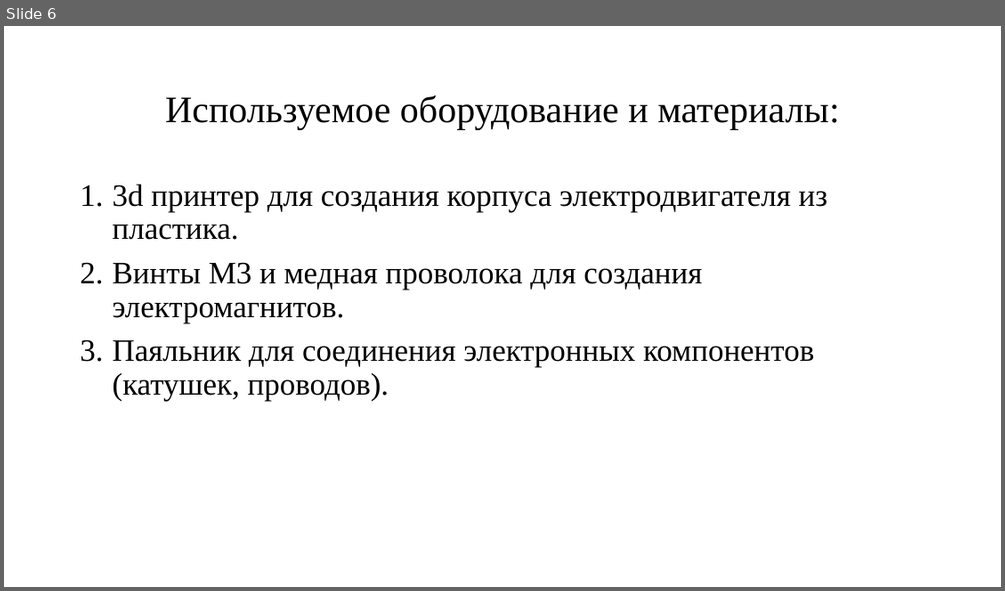
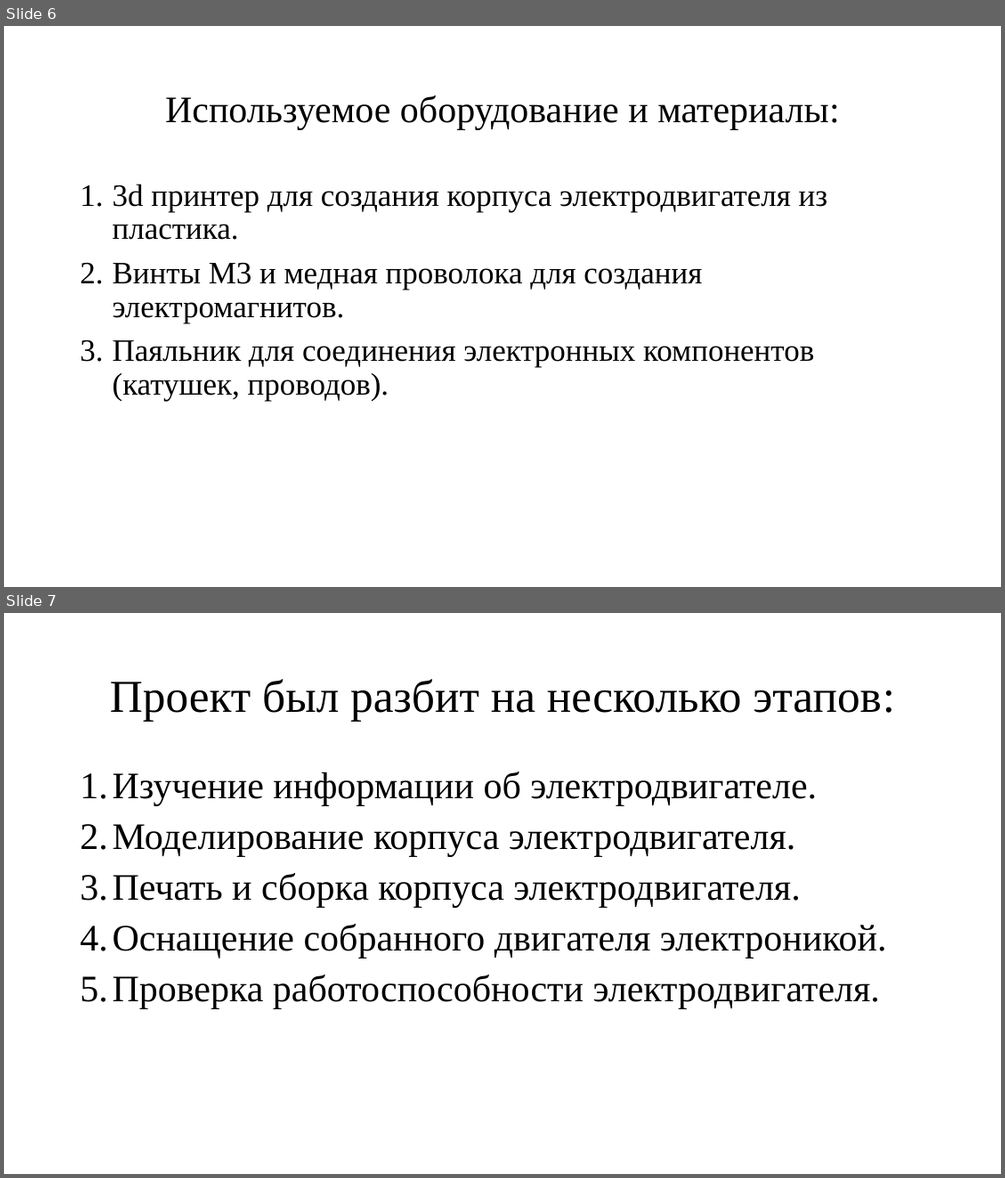
Before and after one commit to KuzovlevAnton/photos, a slide deck: Кузовлев.pptx. Shown one above the other, each under a label of ours: slide 6 before the commit, slides 6 and 7 after it. The pictures are 1005x591 and 1005x1178 pixels, drawn with LibreOffice and Linux fonts; fonts in the diff are those of the drawing. Boxes give left, top, right and bottom in pixels: in the first picture for what was removed or moved away, otherwise in the second. Text is boxed around its words. In the diff, an @@ line names an element or a change of style, - is before the commit and + after.

```diff
--- a/Кузовлев.pptx
+++ b/Кузовлев.pptx
@@ slide 7 added at (4,613,1001,1174), background #FFFFFF @@
@@ title added at (110,679,895,721), 44 pt, text #000000 @@
+Проект был разбит на несколько этапов:
@@ text added at (113,771,887,1008), 36 pt, text #000000 @@
+1. Изучение информации об электродвигателе.
+2. Моделирование корпуса электродвигателя.
+3. Печать и сборка корпуса электродвигателя.
+4. Оснащение собранного двигателя электроникой.
+5. Проверка работоспособности электродвигателя.
```
Also in this commit, not shown: 5 slides changed, 3 other slides added, 1 other file.
